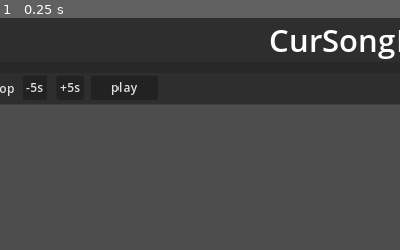
Above: before the commit, frame 1.
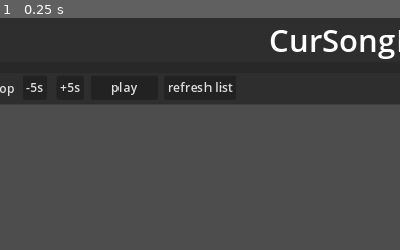
Above: after the commit, the same moment.

Repository: selar-owo/MouseTrap
Game: Godot game, scene res://scenes/main.tscn
The game is run twice, just before and just after one commit, with the same random seed, the same clock (stepped at 60 frames per second) and the same inputs. Sound files missing from this copy of the repository are replaced by a short silence.
Inputs:
- Up to frame 1 (0.25 s): no input
The pictures show only the part of the screen within x 33-83%, y 0-50%; the shares and areas given below are measured in that part.

The runs differ from the first frame. In frame 1, 0.3% of the frame differs, in the area x 42-59%, y 27-32%.

Commit message:
v0.1.0
idk referesh button + deleted song crash prevention

Diff:
--- a/scenes/main.tscn
+++ b/scenes/main.tscn
@@ -95,6 +95,19 @@
 focus_mode = 0
 text = "stop"
 
+[node name="Refresh" type="Button" parent="LilLine"]
+layout_mode = 1
+anchors_preset = 1
+anchor_left = 1.0
+anchor_right = 1.0
+offset_left = -495.0
+offset_top = 108.0
+offset_right = -403.0
+offset_bottom = 139.0
+grow_horizontal = 0
+focus_mode = 0
+text = "refresh list"
+
 [node name="Volume" type="VSlider" parent="LilLine"]
 layout_mode = 1
 anchors_preset = 1
@@ -195,6 +208,7 @@
 
 [connection signal="button_down" from="LilLine/Play" to="." method="_on_play_button_down"]
 [connection signal="button_down" from="LilLine/Stop" to="." method="_on_stop_button_down"]
+[connection signal="button_up" from="LilLine/Refresh" to="." method="_on_refresh_button_up"]
 [connection signal="value_changed" from="LilLine/Volume" to="." method="_on_volume_value_changed"]
 [connection signal="button_up" from="LilLine/PlusTen" to="." method="_on_plus_ten_button_up"]
 [connection signal="button_up" from="LilLine/MinusTen" to="." method="_on_minus_ten_button_up"]
--- a/scripts/main.gd
+++ b/scripts/main.gd
@@ -42,12 +42,17 @@
 		last_song_pos = 0
 		song_selected = song
 		cur_song_playing.text = song.song_name.replace(".mp3","")
-		var file := FileAccess.open(song.song_path,FileAccess.READ)
-		var data = file.get_buffer(file.get_length())
-		var stream := AudioStreamMP3.new()
-		stream.data = data
-		song_audio.set_stream(stream)
-		loop.button_pressed = false
+		if FileAccess.file_exists(song.song_path):
+			var file := FileAccess.open(song.song_path,FileAccess.READ)
+			var data = file.get_buffer(file.get_length())
+			var stream := AudioStreamMP3.new()
+			stream.data = data
+			song_audio.set_stream(stream)
+			loop.button_pressed = false
+		else:
+			list_files_in_songs_folder()
+			load_song_buttons()
+			cur_song_playing.text = "Song file deleted!"
 
 func load_song_buttons():
 	for i in songs.get_children():
@@ -107,3 +112,7 @@
 
 func _on_play_button_down():
 	song_audio.play(last_song_pos)
+
+func _on_refresh_button_up():
+	list_files_in_songs_folder()
+	load_song_buttons()
Not shown, changed: export_presets.cfg
